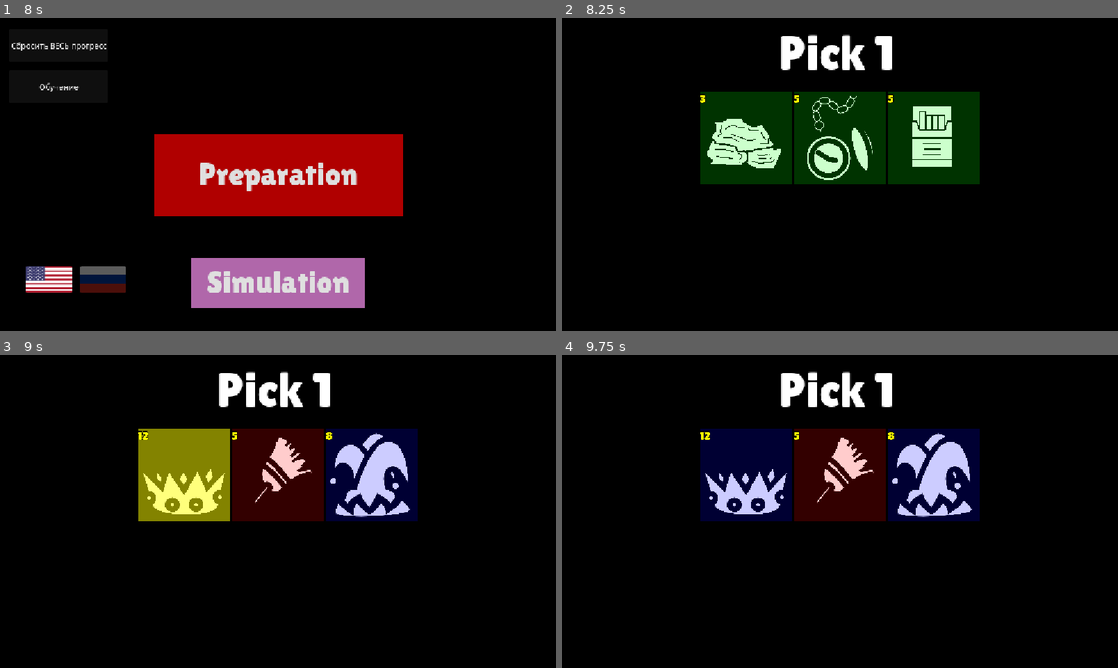
Above: before the commit, frames 1-4 (two rows, left to right).
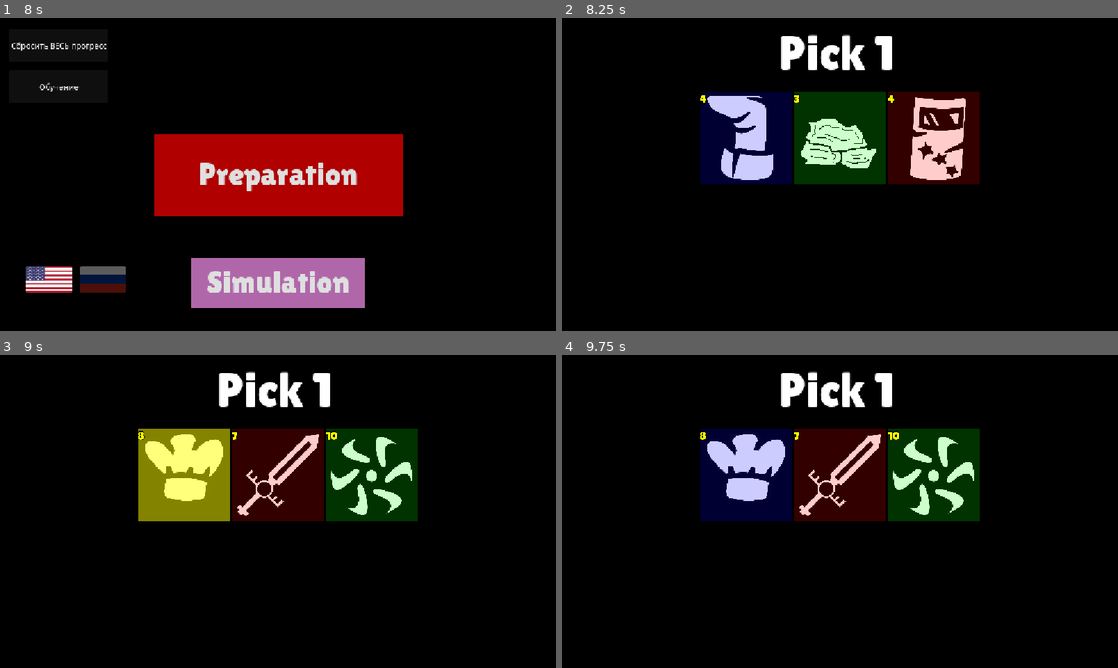
Above: after the commit, the same moments.

Repository: Wurodos/Exploring-Uncertainty
Game: Godot game, scene res://scenes/intro.tscn
Same seed, same stepped clock (60 frames per second), same inputs: the game is played once before the commit and once after it.
Inputs (mouse positions are in pixels of both pictures, inside the frame that each line leads up to):
- Up to frame 1 (8 s): tap Enter at 0.5, 2, 3.5 s; move the mouse to (400, 158) at 0.52 s; hold Right (party_right) 0.53-1.25 s; tap Space (stay) at 0.6, 1.25, 2.75, 3.6, 4.25, 6.6 s; click (400, 158) at 0.67 s; drag from (166, 190) to (250, 237) at 1.27 s; move the mouse to (333, 105) at 2.02 s; hold Right (party_right) 2.03-2.75 s; tap Mouse wheel down (zoom_out) at 2.1, 5.1 s; drag from (250, 237) to (111, 127) at 2.77 s; move the mouse to (444, 221) at 3.52 s; hold A (left) 3.53-4.25 s; drag from (111, 127) to (194, 96) at 4.27 s; move the mouse to (305, 174) at 5.02 s; hold S (down) 5.03-5.75 s; click (305, 174) at 5.17 s; drag from (194, 96) to (166, 190) at 5.77 s; move the mouse to (400, 158) at 6.52 s; hold Up (party_up) 6.53-7.25 s; click "Продолжить без обучения" at 7.25 s
- Up to frame 2 (8.25 s): click "Preparation" at 8 s
- Up to frame 3 (9 s): click (183, 473) at 8.77 s
- Up to frame 4 (9.75 s): drag from (728, 527) to (812, 574) at 9.52 s

Frame 1 is identical in both runs. In frame 2, 11% of the frame differs, in the area x 24-76%, y 23-54%; in frame 3, 7.7%; in frame 4, 7.7%.

Commit message:
fix: draft

Diff:
--- a/scripts/run/draft.gd
+++ b/scripts/run/draft.gd
@@ -4,6 +4,7 @@
 var tutorial_progress: int = 0
 
 func _ready() -> void:
+	CurrentRun.reset()
 	if CurrentRun.is_saved_game:
 		_end_draft()
 		return
--- a/scripts/run/game.gd
+++ b/scripts/run/game.gd
@@ -12,8 +12,6 @@
 
 
 func _ready() -> void:
-	CurrentRun.reset()
-
 	SignalBus.battle_encounter.connect(_on_battle_encounter)
 	SignalBus.end_battle.connect(_on_end_battle)
 	SignalBus.play_music.emit("map")
Not shown, changed: export_presets.cfg
Binary file changed: text/localisation/narrative.en.translation
Binary file changed: text/localisation/narrative.ru.translation
